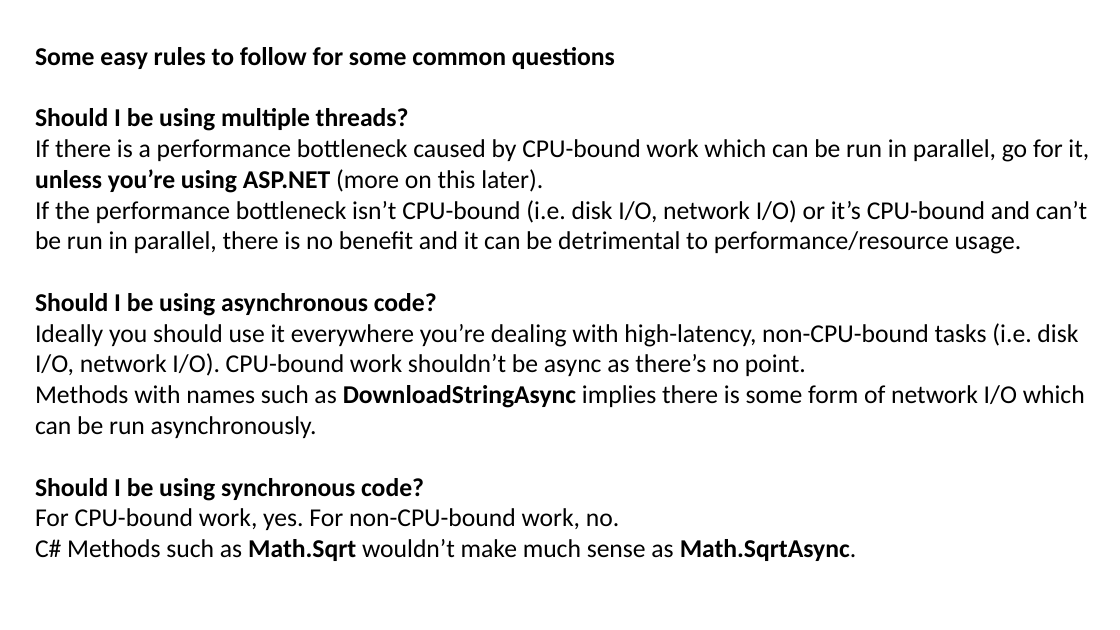
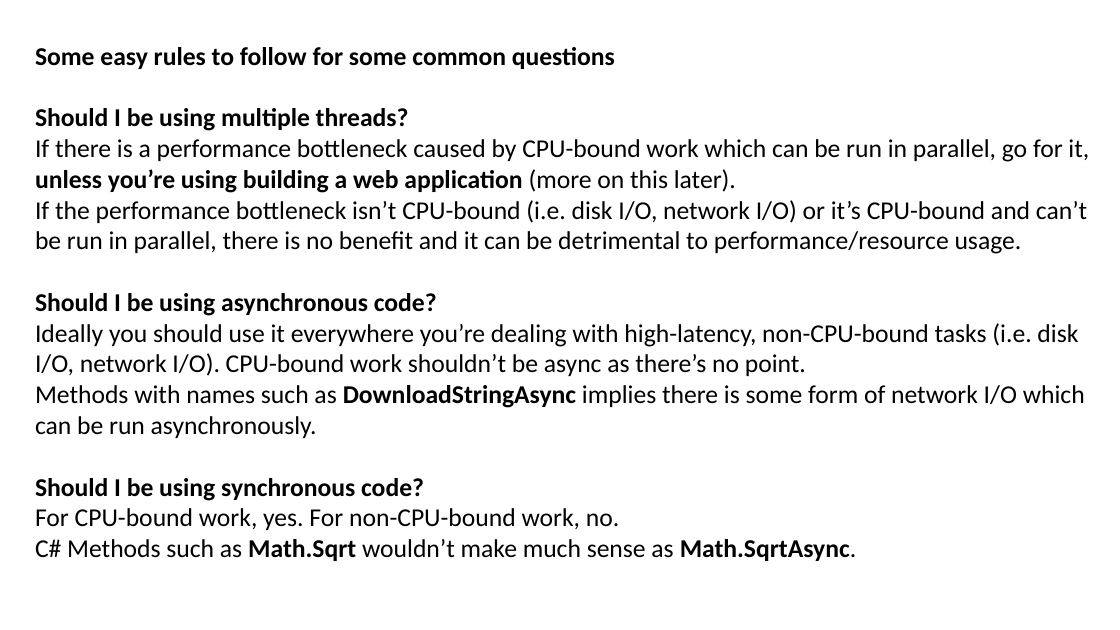
Before and after one commit to JoshKain/AsyncAwaitQuiz, a slide deck: slide 25 of Async and await presentation.pptx (slide 17 before the commit). Drawn at 1120x630 pixels with LibreOffice and Linux fonts; fonts in the diff are those of the drawing. Boxes give left, top, right and bottom in pixels: in the first picture for what was removed or moved away, otherwise in the second. Text is boxed around its words. In the diff, an @@ line names an element or a change of style, - is before the commit and + after.

```diff
--- a/Async and await presentation.pptx
+++ b/Async and await presentation.pptx
@@ text at bbox=[35, 139, 1089, 193]: text changed @@
-If there is a performance bottleneck caused by CPU-bound work which can be run in parallel, go for it, unless you’re using ASP.NET (more on this later).
+If there is a performance bottleneck caused by CPU-bound work which can be run in parallel, go for it, unless you’re using building a web application (more on this later).
```
Also in this commit, not shown: 9 slides added, 2 other files.
